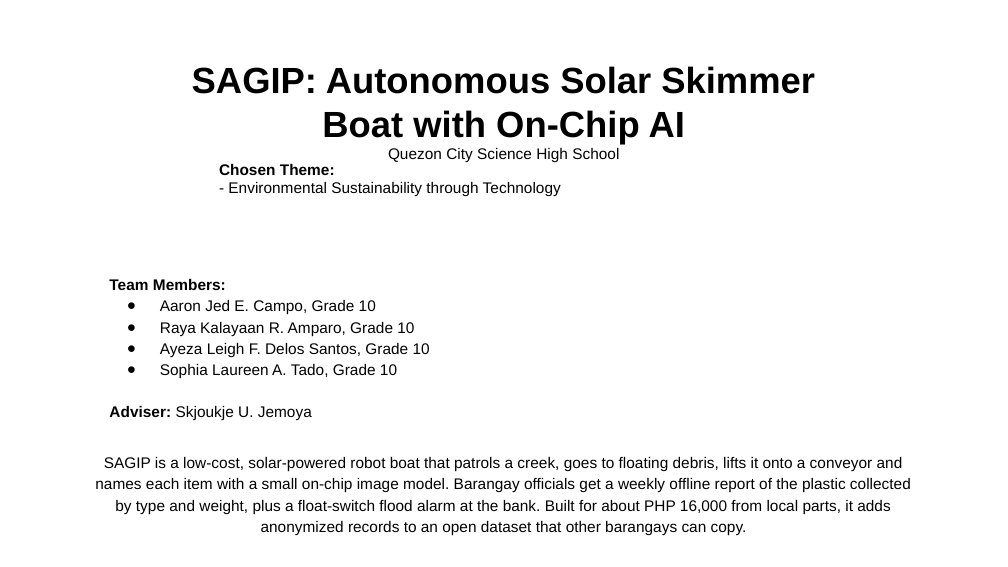
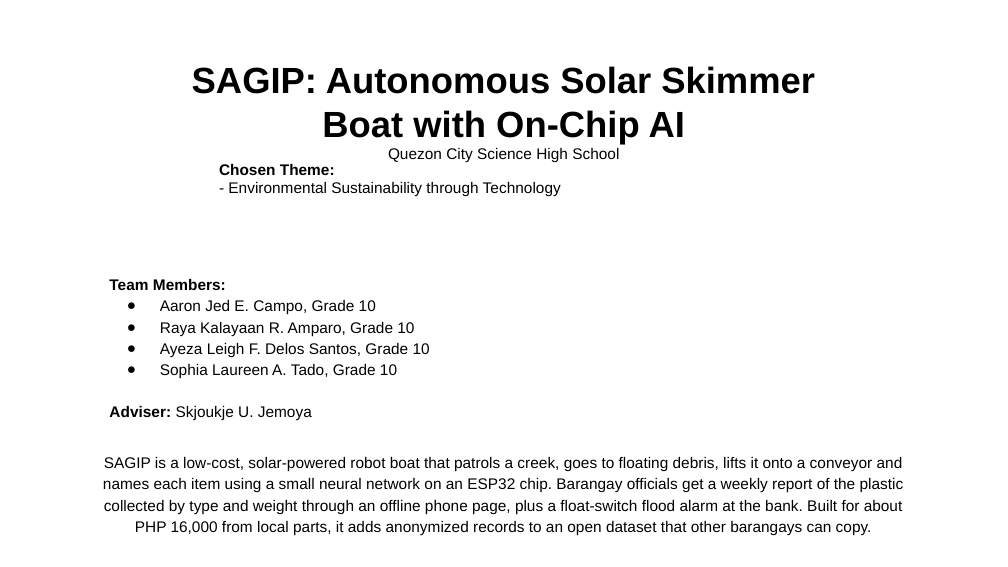
Before and after one commit to tmommu/research, a slide deck: slide 1 of sft_entry/SAGIP_SFT2026_Entry_PPT.pptx. Drawn at 1008x567 pixels with LibreOffice and Linux fonts; fonts in the diff are those of the drawing; background and template pictures are left out. Boxes give left, top, right and bottom in pixels: in the first picture for what was removed or moved away, otherwise in the second. Text is boxed around its words. In the diff, an @@ line names an element or a change of style, - is before the commit and + after.

```diff
--- a/sft_entry/SAGIP_SFT2026_Entry_PPT.pptx
+++ b/sft_entry/SAGIP_SFT2026_Entry_PPT.pptx
@@ text at <box>103,457,904,535</box>: text changed @@
-SAGIP is a low-cost, solar-powered robot boat that patrols a creek, goes to floating debris, lifts it onto a conveyor and names each item with a small on-chip image model. Barangay officials get a weekly offline report of the plastic collected by type and weight, plus a float-switch flood alarm at the bank. Built for about PHP 16,000 from local parts, it adds anonymized records to an open dataset that other barangays can copy.
+SAGIP is a low-cost, solar-powered robot boat that patrols a creek, goes to floating debris, lifts it onto a conveyor and names each item using a small neural network on an ESP32 chip. Barangay officials get a weekly report of the plastic collected by type and weight through an offline phone page, plus a float-switch flood alarm at the bank. Built for about PHP 16,000 from local parts, it adds anonymized records to an open dataset that other barangays can copy.
```
Also in this commit, not shown: 2 other files.
